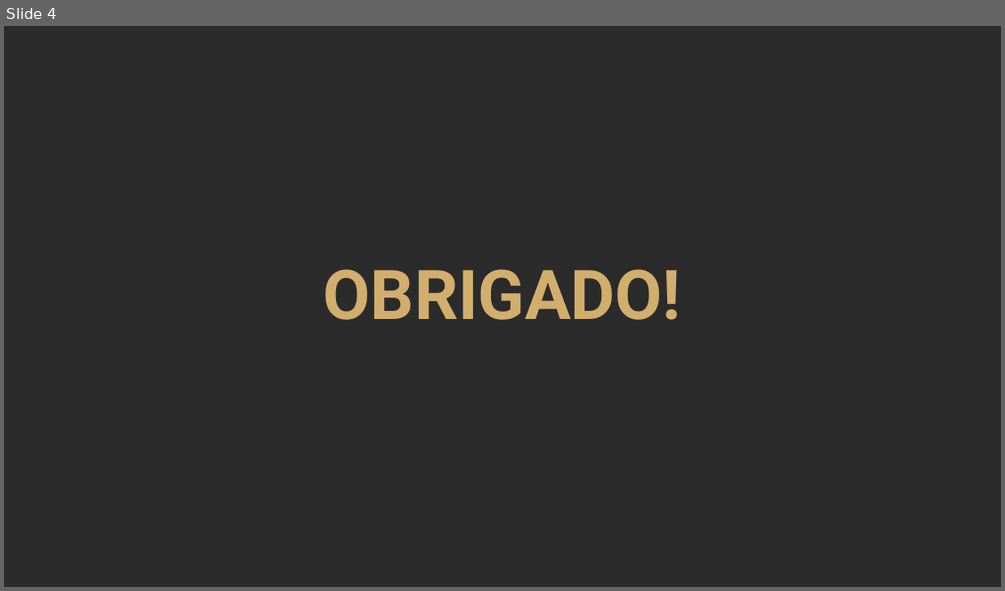
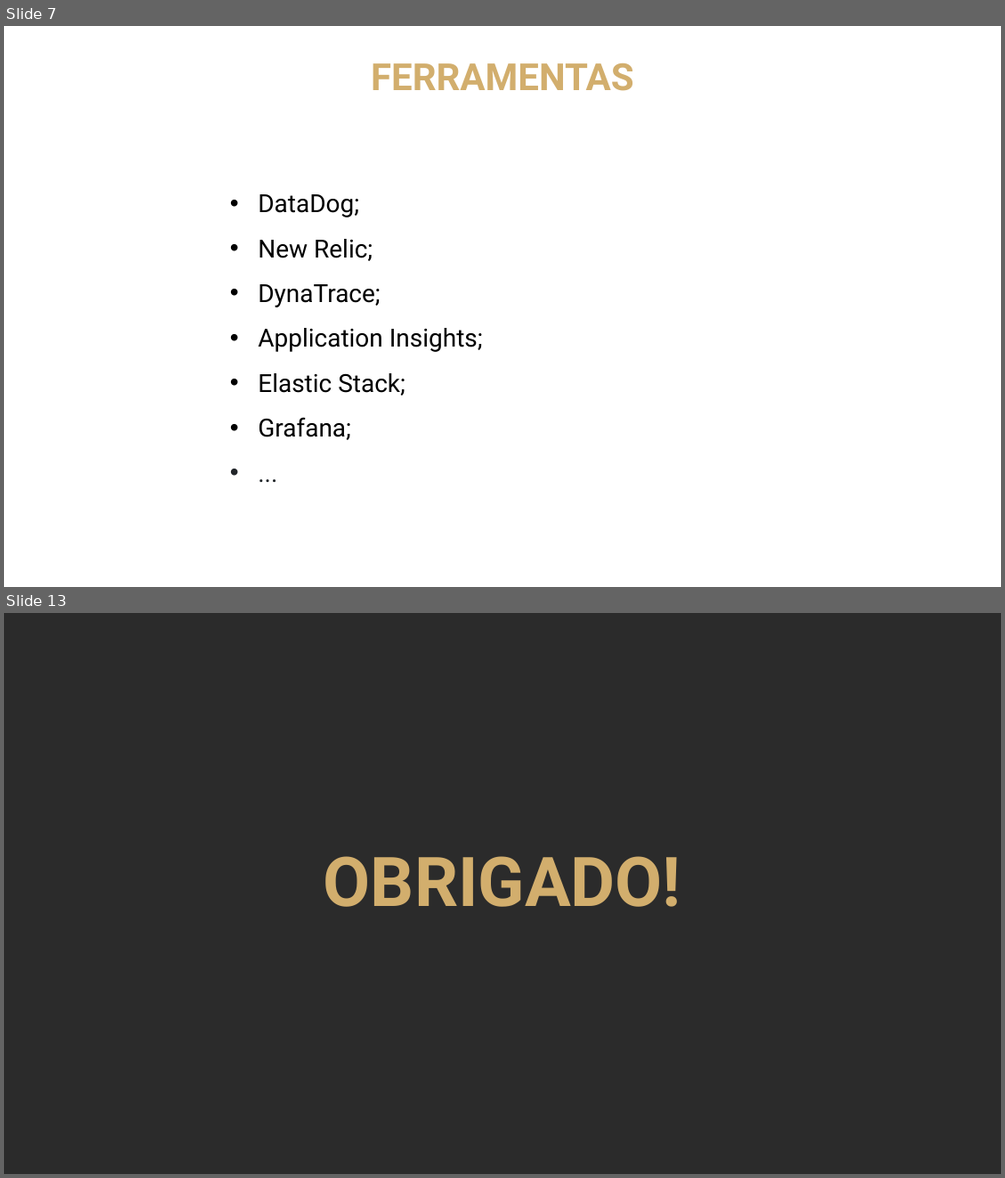
Before and after one commit to MicaelCosta/Observability, a slide deck: infra/template_apresentacao_autoware.pptx. Shown one above the other, each under a label of ours: slide 4 before the commit, slides 7 and 13 after it; the slides between them are not shown. The pictures are 1005x591 and 1005x1178 pixels, drawn with LibreOffice and Linux fonts; fonts in the diff are those of the drawing; background and template pictures are left out; a plain dark background stands for a picture behind light text. Boxes give left, top, right and bottom in pixels: in the first picture for what was removed or moved away, otherwise in the second. Text is boxed around its words. In the diff, an @@ line names an element or a change of style, - is before the commit and + after.

```diff
--- a/infra/template_apresentacao_autoware.pptx
+++ b/infra/template_apresentacao_autoware.pptx
@@ slide 7 added at (4,26,1001,587), background picture (left out) @@
@@ text added at (371,63,634,91), 36 pt, text #D2AE6D, bold @@
+FERRAMENTAS
@@ text added at (258,194,483,440), 24 pt, text #000000 @@
+• DataDog;
+• New Relic;
+• DynaTrace;
+• Application Insights;
+• Elastic Stack;
+• Grafana;
+• ...
@@ what was slide 4 is now slide 13 @@
```
Also in this commit, not shown: 1 slide changed, 10 other slides added, 2 slides removed, 1 other file.
